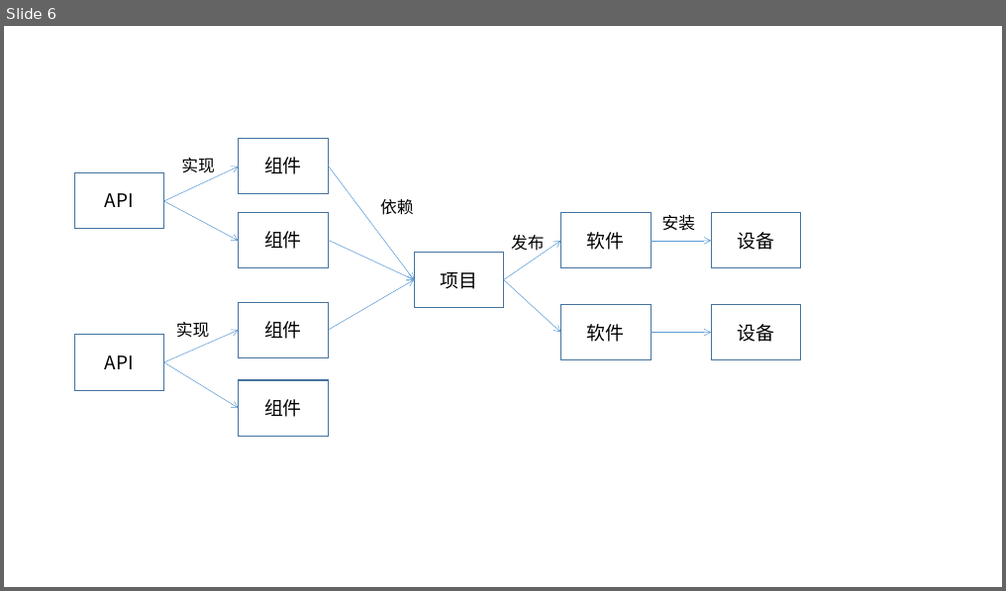
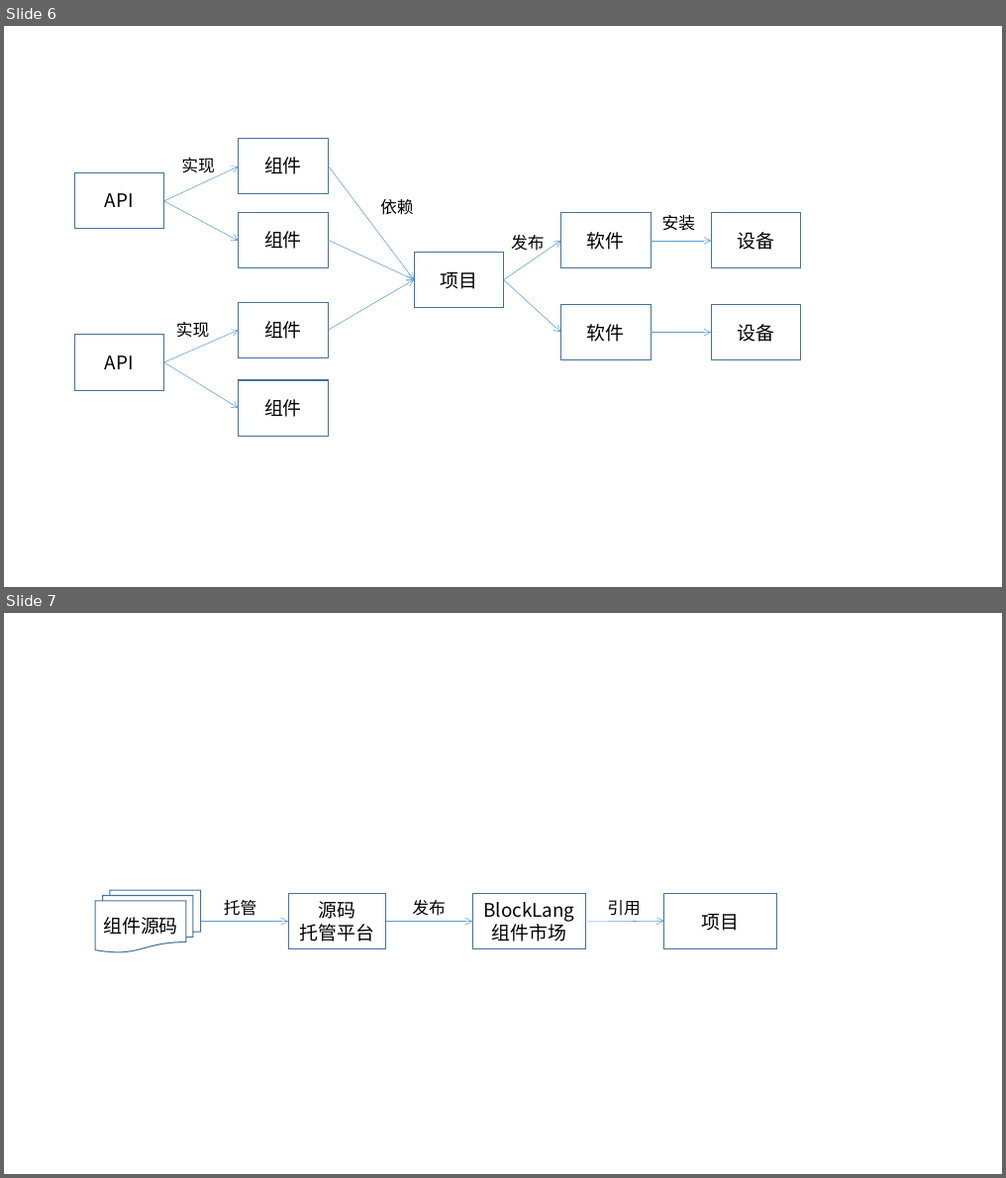
Before and after one commit to blocklang/blocklang.com, a slide deck: docs/spec/BlockLang.pptx. Shown one above the other, each under a label of ours: slide 6 before the commit, slides 6 and 7 after it. The pictures are 1006x591 and 1006x1178 pixels, drawn with LibreOffice and Linux fonts; fonts in the diff are those of the drawing. Boxes give left, top, right and bottom in pixels: in the first picture for what was removed or moved away, otherwise in the second. Text is boxed around its words. In the diff, an @@ line names an element or a change of style, - is before the commit and + after.

Commit message:
添加在 BlockLang 中如何管理组件的说明

```diff
--- a/docs/spec/BlockLang.pptx
+++ b/docs/spec/BlockLang.pptx
@@ slide 7 added at [4,613,1002,1174], background #FFFFFF @@
@@ flow chart multidocument added at [95,891,201,953], outline #43739E 1 pt, 18 pt, text #000000 @@
+组件源码
@@ text added at [224,900,257,916], 16 pt, text #000000 @@
+托管
@@ rectangle added at [288,894,386,950], outline #43739E 1 pt, 18 pt, text #000000 @@
+源码
+托管平台
@@ text added at [412,900,446,916], 16 pt, text #000000 @@
+发布
@@ rectangle added at [472,894,586,950], outline #43739E 1 pt, 18 pt, text #000000 @@
+BlockLang
+组件市场
@@ text added at [607,900,641,916], 16 pt, text #000000 @@
+引用
@@ rectangle added at [663,894,777,950], outline #43739E 1 pt, 18 pt, text #000000 @@
+项目
@@ arrow added from (201, 922) to (288, 922), #5B9BD5 0.5 pt @@
@@ arrow added from (386, 922) to (472, 922), #5B9BD5 0.5 pt @@
@@ arrow added from (587, 922) to (664, 922), #5B9BD5 0.5 pt @@
```
Also in this commit, not shown: 2 other files.
